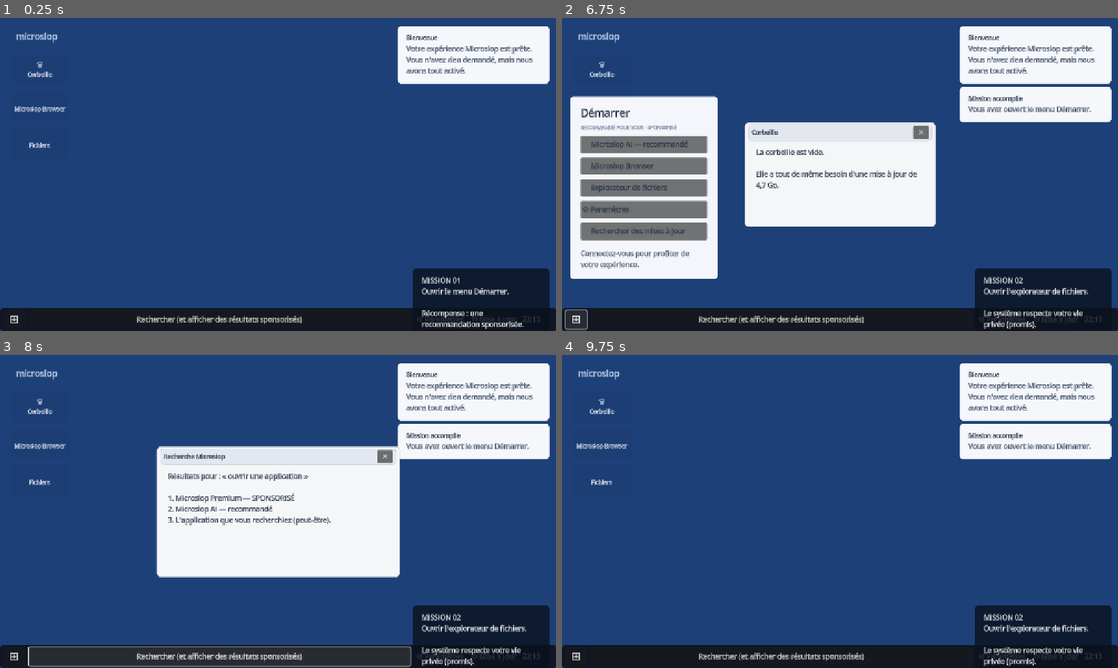
Above: before the commit, frames 1-4 (two rows, left to right).
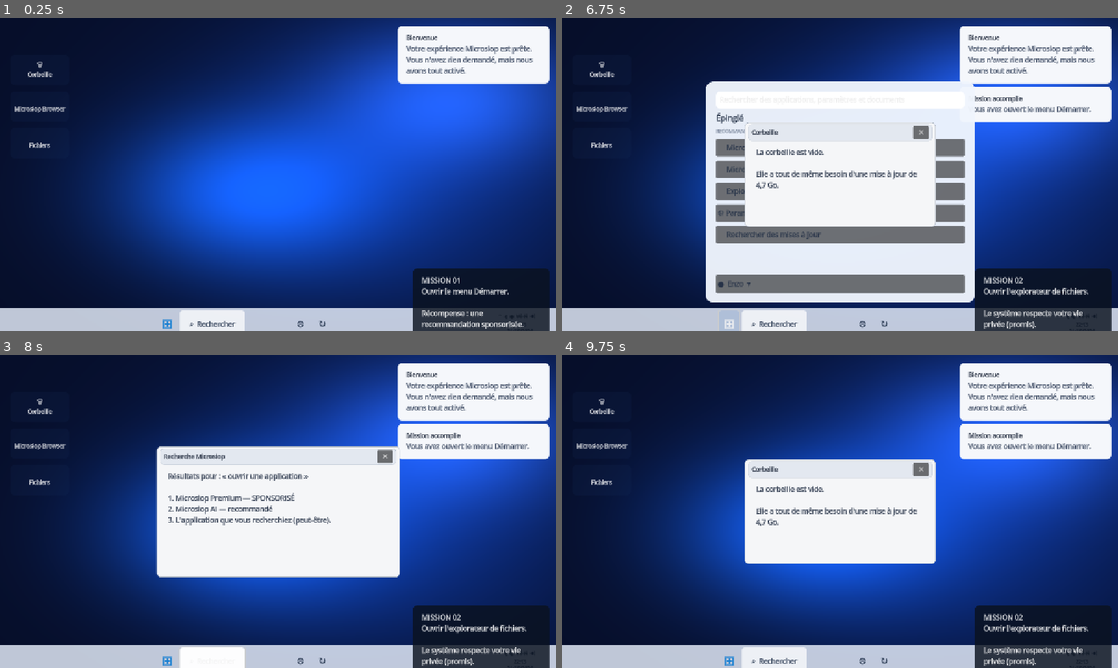
Above: after the commit, the same moments.

Repository: Likounsee/Microslop-Experience
Game: Godot game, scene res://scenes/desktop.tscn
Two runs of this game, one before a commit and one after it. Both use one fixed random seed, a clock stepped at 60 frames per second and the inputs below.
Inputs:
- Up to frame 1 (0.25 s): no input
- Up to frame 2 (6.75 s): click "🗑 Corbeille" at 0.5 s; click "🌐 Microslop Browser" at 1.25 s; click "Rechercher" at 2 s; click "Rechercher" at 2.75 s; click "📁 Fichiers" at 3.5 s; click "✕" at 4.25 s; click "✕" at 5 s; click "✕" at 5.75 s; click "⊞" at 6.5 s
- Up to frame 3 (8 s): click "Rechercher (et afficher des r…" (after the commit: "⌕ Rechercher") at 7.25 s
- Up to frame 4 (9.75 s): click "✕" at 8 s; click "⚙ Paramètres" (after the commit: "⚙") at 8.75 s; click "✕" at 9.5 s

The runs differ from the first frame. In frame 1, 78% of the frame differs, in the area x 0-100%, y 0-100%; in frame 2, 70%; in frame 3, 58%; in frame 4, 75%.

Commit message:
Refresh desktop UI toward Windows 11 visual style

Diff:
--- a/scripts/desktop.gd
+++ b/scripts/desktop.gd
@@ -24,22 +24,27 @@
 	_update_mission()
 
 func _build_desktop() -> void:
+	# Procedural blue bloom wallpaper inspired by the Windows 11 default aesthetic.
 	var wallpaper := ColorRect.new()
-	wallpaper.color = Color("172d55")
 	wallpaper.set_anchors_and_offsets_preset(Control.PRESET_FULL_RECT)
+	wallpaper.mouse_filter = Control.MOUSE_FILTER_IGNORE
+	var wallpaper_shader := Shader.new()
+	wallpaper_shader.code = """
+shader_type canvas_item;
+void fragment() {
+	vec2 uv = UV;
+	vec3 base = vec3(0.025, 0.055, 0.16);
+	float bloom_a = exp(-((uv.x - 0.72) * (uv.x - 0.72) * 7.0 + (uv.y - 0.48) * (uv.y - 0.48) * 4.0));
+	float bloom_b = exp(-((uv.x - 0.45) * (uv.x - 0.45) * 18.0 + (uv.y - 0.56) * (uv.y - 0.56) * 18.0));
+	float bloom_c = exp(-((uv.x - 0.82) * (uv.x - 0.82) * 20.0 + (uv.y - 0.25) * (uv.y - 0.25) * 22.0));
+	vec3 color = base + vec3(0.02, 0.12, 0.35) * bloom_a + vec3(0.05, 0.28, 0.68) * bloom_b + vec3(0.1, 0.24, 0.55) * bloom_c;
+	COLOR = vec4(color, 1.0);
+}
+"""
+	var wallpaper_material := ShaderMaterial.new()
+	wallpaper_material.shader = wallpaper_shader
+	wallpaper.material = wallpaper_material
 	add_child(wallpaper)
-
-	var glow := ColorRect.new()
-	glow.color = Color(0.15, 0.35, 0.66, 0.42)
-	glow.set_anchors_and_offsets_preset(Control.PRESET_FULL_RECT)
-	wallpaper.add_child(glow)
-
-	var wallpaper_title := Label.new()
-	wallpaper_title.text = "microslop"
-	wallpaper_title.position = Vector2(36, 28)
-	wallpaper_title.add_theme_font_size_override("font_size", 20)
-	wallpaper_title.add_theme_color_override("font_color", Color(0.88, 0.93, 1.0, 0.9))
-	add_child(wallpaper_title)
 
 	var desktop_icons := VBoxContainer.new()
 	desktop_icons.position = Vector2(24, 84)
@@ -78,51 +83,82 @@
 	taskbar.anchor_bottom = 1.0
 	taskbar.offset_top = -TASKBAR_HEIGHT
 	taskbar.offset_bottom = 0
-	taskbar.add_theme_stylebox_override("panel", _flat_style(Color(0.055, 0.075, 0.12, 0.94)))
+	taskbar.add_theme_stylebox_override("panel", _flat_style(Color(0.91, 0.94, 0.99, 0.82), 0))
 	add_child(taskbar)
 
 	var row := HBoxContainer.new()
-	row.add_theme_constant_override("separation", 10)
+	row.add_theme_constant_override("separation", 6)
 	taskbar.add_child(row)
+	var left_spacer := Control.new()
+	left_spacer.size_flags_horizontal = Control.SIZE_EXPAND_FILL
+	row.add_child(left_spacer)
 
 	var start_button := Button.new()
 	start_button.text = "⊞"
 	start_button.tooltip_text = "Démarrer"
-	start_button.custom_minimum_size = Vector2(48, 42)
-	start_button.add_theme_font_size_override("font_size", 24)
+	start_button.custom_minimum_size = Vector2(46, 42)
+	start_button.add_theme_font_size_override("font_size", 28)
+	start_button.add_theme_color_override("font_color", Color("0878d1"))
+	start_button.add_theme_stylebox_override("normal", _flat_style(Color(0.0, 0.0, 0.0, 0.0), 7))
+	start_button.add_theme_stylebox_override("hover", _flat_style(Color(0.4, 0.58, 0.82, 0.18), 7))
 	start_button.pressed.connect(_toggle_start_menu)
 	row.add_child(start_button)
 
 	var search_button := Button.new()
-	search_button.text = "Rechercher (et afficher des résultats sponsorisés)"
-	search_button.custom_minimum_size.x = 300
-	search_button.size_flags_horizontal = Control.SIZE_EXPAND_FILL
+	search_button.text = "⌕  Rechercher"
+	search_button.tooltip_text = "Rechercher"
+	search_button.custom_minimum_size = Vector2(150, 42)
+	search_button.add_theme_color_override("font_color", Color("24344d"))
+	search_button.add_theme_stylebox_override("normal", _flat_style(Color(1, 1, 1, 0.72), 7))
+	search_button.add_theme_stylebox_override("hover", _flat_style(Color(1, 1, 1, 0.96), 7))
 	search_button.pressed.connect(_open_search)
 	row.add_child(search_button)
 
-	var settings_button := Button.new()
-	settings_button.text = "⚙ Paramètres"
-	settings_button.pressed.connect(_open_settings)
-	row.add_child(settings_button)
-
-	var update_button := Button.new()
-	update_button.text = "↻ Mise à jour"
-	update_button.pressed.connect(_trigger_update)
-	row.add_child(update_button)
-
-	_clock_label = Label.new()
-	_clock_label.text = Time.get_time_string_from_system().substr(0, 5)
-	_clock_label.vertical_alignment = VERTICAL_ALIGNMENT_CENTER
-	_clock_label.add_theme_color_override("font_color", Color.WHITE)
-	_clock_label.custom_minimum_size.x = 70
-	row.add_child(_clock_label)
+	_add_taskbar_app(row, "🌐", "Microslop Browser", _open_browser)
+	_add_taskbar_app(row, "📁", "Explorateur de fichiers", _open_files)
+	_add_taskbar_app(row, "⚙", "Paramètres", _open_settings)
+	_add_taskbar_app(row, "↻", "Mise à jour", _trigger_update)
+
+	var right_spacer := Control.new()
+	right_spacer.size_flags_horizontal = Control.SIZE_EXPAND_FILL
+	row.add_child(right_spacer)
+
+	var tray := Button.new()
+	tray.text = "⌃  ◖  ◉  Wi-Fi  🔊  🔋\n%s\n21/10/2026" % Time.get_time_string_from_system().substr(0, 5)
+	tray.tooltip_text = "Zone de notification"
+	tray.custom_minimum_size = Vector2(150, 48)
+	tray.add_theme_font_size_override("font_size", 11)
+	tray.add_theme_color_override("font_color", Color("24344d"))
+	tray.add_theme_stylebox_override("normal", _flat_style(Color(0.0, 0.0, 0.0, 0.0), 7))
+	tray.add_theme_stylebox_override("hover", _flat_style(Color(0.4, 0.58, 0.82, 0.18), 7))
+	tray.pressed.connect(func(): _show_notification("Paramètres rapides", "Wi-Fi connecté à MicroslopNet. Batterie : 100 %. Une mise à jour est recommandée."))
+	row.add_child(tray)
+
+func _add_taskbar_app(parent: HBoxContainer, glyph: String, tooltip: String, callback: Callable) -> void:
+	var button := Button.new()
+	button.text = glyph
+	button.tooltip_text = tooltip
+	button.custom_minimum_size = Vector2(44, 42)
+	button.add_theme_font_size_override("font_size", 19)
+	button.add_theme_color_override("font_color", Color("24344d"))
+	button.add_theme_stylebox_override("normal", _flat_style(Color(0.0, 0.0, 0.0, 0.0), 7))
+	button.add_theme_stylebox_override("hover", _flat_style(Color(0.4, 0.58, 0.82, 0.22), 7))
+	button.add_theme_stylebox_override("pressed", _flat_style(Color(0.4, 0.58, 0.82, 0.36), 7))
+	button.pressed.connect(callback)
+	parent.add_child(button)
 
 func _build_start_menu() -> void:
 	_start_menu = PanelContainer.new()
-	_start_menu.position = Vector2(18, 180)
-	_start_menu.size = Vector2(340, 420)
+	_start_menu.anchor_left = 0.5
+	_start_menu.anchor_right = 0.5
+	_start_menu.anchor_top = 1.0
+	_start_menu.anchor_bottom = 1.0
+	_start_menu.offset_left = -310
+	_start_menu.offset_right = 310
+	_start_menu.offset_top = -(TASKBAR_HEIGHT + 520)
+	_start_menu.offset_bottom = -(TASKBAR_HEIGHT + 12)
 	_start_menu.visible = false
-	_start_menu.add_theme_stylebox_override("panel", _flat_style(Color("f4f6fb")))
+	_start_menu.add_theme_stylebox_override("panel", _flat_style(Color(0.94, 0.96, 0.99, 0.96), 18))
 	add_child(_start_menu)
 
 	var margin := MarginContainer.new()
@@ -134,9 +170,21 @@
 	layout.add_theme_constant_override("separation", 10)
 	margin.add_child(layout)
 
+	var search := LineEdit.new()
+	search.placeholder_text = "Rechercher des applications, paramètres et documents"
+	search.custom_minimum_size.y = 40
+	search.add_theme_color_override("font_color", Color("1d2a40"))
+	search.add_theme_stylebox_override("normal", _flat_style(Color.WHITE, 10))
+	search.text_submitted.connect(func(query: String):
+		_start_menu.visible = false
+		_start_open = false
+		_open_window("Recherche Microslop", "Résultats pour : « %s »\n\nMicroslop AI — recommandé\nMicroslop Premium — SPONSORISÉ\nLe résultat que vous cherchiez (peut-être)." % query, Vector2(560, 300))
+	)
+	layout.add_child(search)
+
 	var heading := Label.new()
-	heading.text = "Démarrer"
-	heading.add_theme_font_size_override("font_size", 24)
+	heading.text = "Épinglé"
+	heading.add_theme_font_size_override("font_size", 18)
 	heading.add_theme_color_override("font_color", Color("1d2a40"))
 	layout.add_child(heading)
 
@@ -156,10 +204,12 @@
 	spacer.size_flags_vertical = Control.SIZE_EXPAND_FILL
 	layout.add_child(spacer)
 
-	var account := Label.new()
-	account.text = "Connectez-vous pour profiter de votre expérience."
-	account.autowrap_mode = TextServer.AUTOWRAP_WORD_SMART
-	account.add_theme_color_override("font_color", Color("44516a"))
+	var account := Button.new()
+	account.text = "●  Enzo  ▾"
+	account.alignment = HORIZONTAL_ALIGNMENT_LEFT
+	account.custom_minimum_size.y = 42
+	account.add_theme_color_override("font_color", Color("263247"))
+	account.pressed.connect(func(): _show_notification("Compte Microslop", "Synchronisation activée. Vos préférences publicitaires ont été synchronisées."))
 	layout.add_child(account)
 
 func _build_notification_layer() -> void:
@@ -504,10 +554,10 @@
 	_event_index += 1
 	_show_notification(str(event[0]), str(event[1]))
 
-func _flat_style(color: Color) -> StyleBoxFlat:
+func _flat_style(color: Color, radius := 10) -> StyleBoxFlat:
 	var style := StyleBoxFlat.new()
 	style.bg_color = color
-	style.set_corner_radius_all(8)
+	style.set_corner_radius_all(radius)
 	style.content_margin_left = 8
 	style.content_margin_right = 8
 	style.content_margin_top = 6
